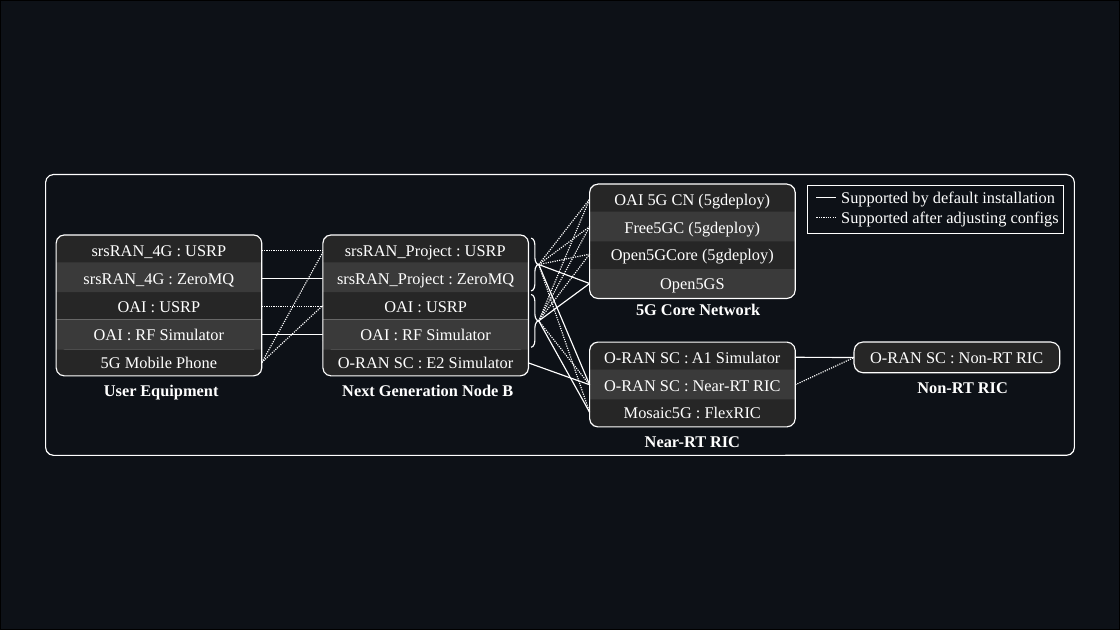
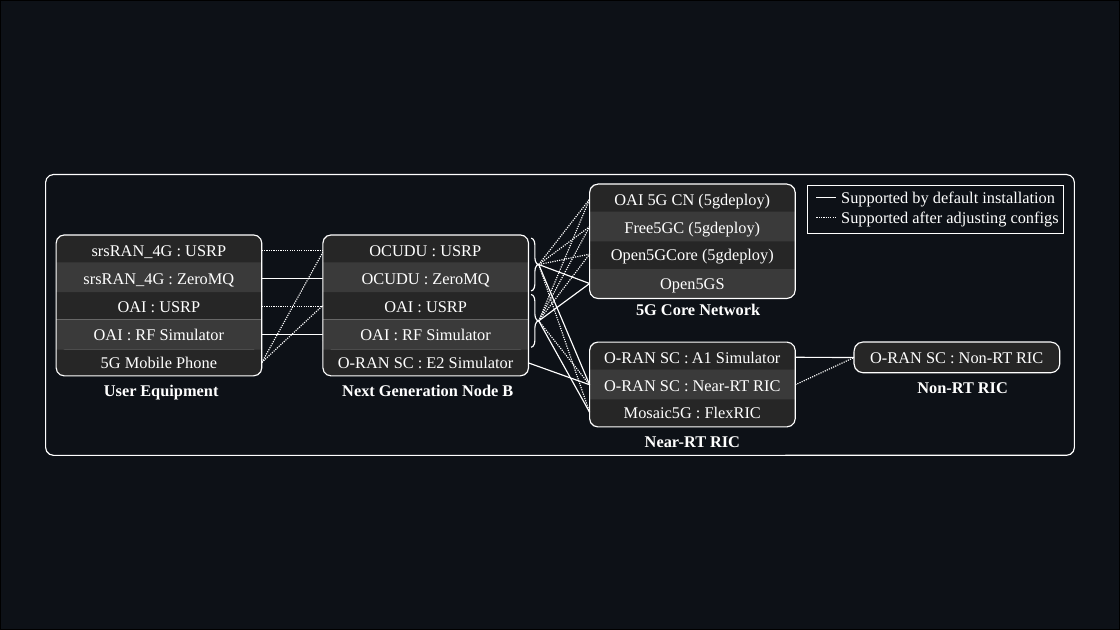
Before and after one commit to usnistgov/O-RAN-Testbed-Automation, a slide deck: slide 4 of RAN_Intelligent_Controllers/research/Diagrams.pptx. Drawn at 1120x630 pixels with LibreOffice and Linux fonts; fonts in the diff are those of the drawing. Boxes give left, top, right and bottom in pixels: in the first picture for what was removed or moved away, otherwise in the second. Text is boxed around its words. In the diff, an @@ line names an element or a change of style, - is before the commit and + after.

```diff
--- a/RAN_Intelligent_Controllers/research/Diagrams.pptx
+++ b/RAN_Intelligent_Controllers/research/Diagrams.pptx
@@ text at box(369, 245, 481, 256): text changed @@
-srsRAN_Project : USRP
+OCUDU : USRP
@@ text at box(362, 273, 489, 287): text changed @@
-srsRAN_Project : ZeroMQ
+OCUDU : ZeroMQ
```
Also in this commit, not shown: 3 other slides changed, 3 slides removed, 4 other files.
